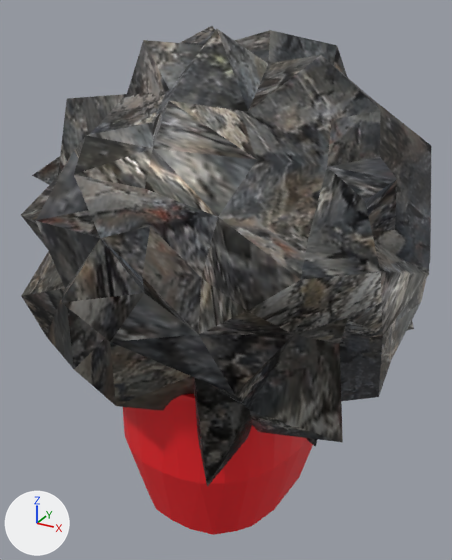
Renders of the FBX model Astromega/Assets/astn0.fbx from each side of a commit.
Rendered twice from a camera (50 mm lens) standing at (0.393, -0.739, 0.689) and looking at (-0.006, -0.012, 0.326). Every picture has the same lights, and +X, +Y and +Z are marked at lower left. The first picture is the older version. Where no turn or scale is listed for an object, it has been applied to the vertices.

Objects in the first picture: 'Spectacular Hillar (1)', 'node_id30'.
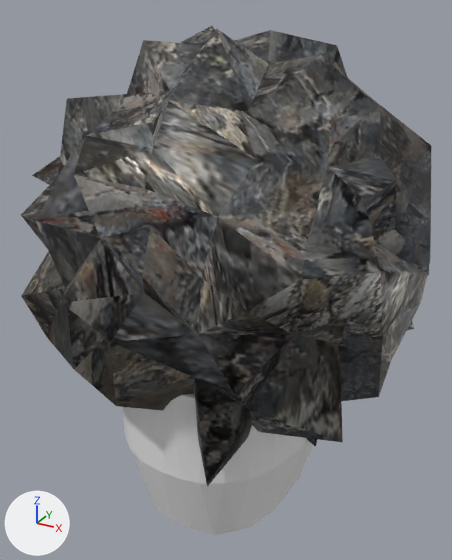
Patch to the scene script:
```diff
--- a/Astromega/Assets/astn0.fbx.py
+++ b/Astromega/Assets/astn0.fbx.py
@@ me_mesh_id31_001 @@
 me_mesh_id31_001.from_pydata(...)  # 164 vertices, 328 faces; spans x -0.374..-0.09, y 0.079..0.481, z -0.328..-0.076
-me_mesh_id31_001.materials.append(mat_astn0m)  # picture img_astn0t_png
```

Where the change shows, as pixel boxes (x1, y1, x2, y2) in the pictures (452 x 560 px):
'node_id30', recoloured (red to white)
    both: (123, 394, 313, 535)
